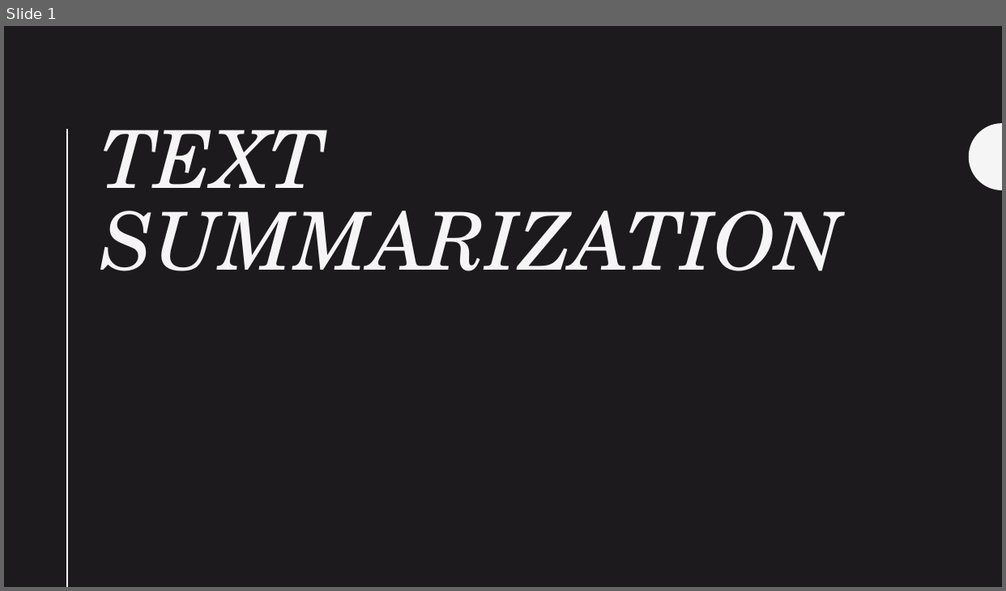
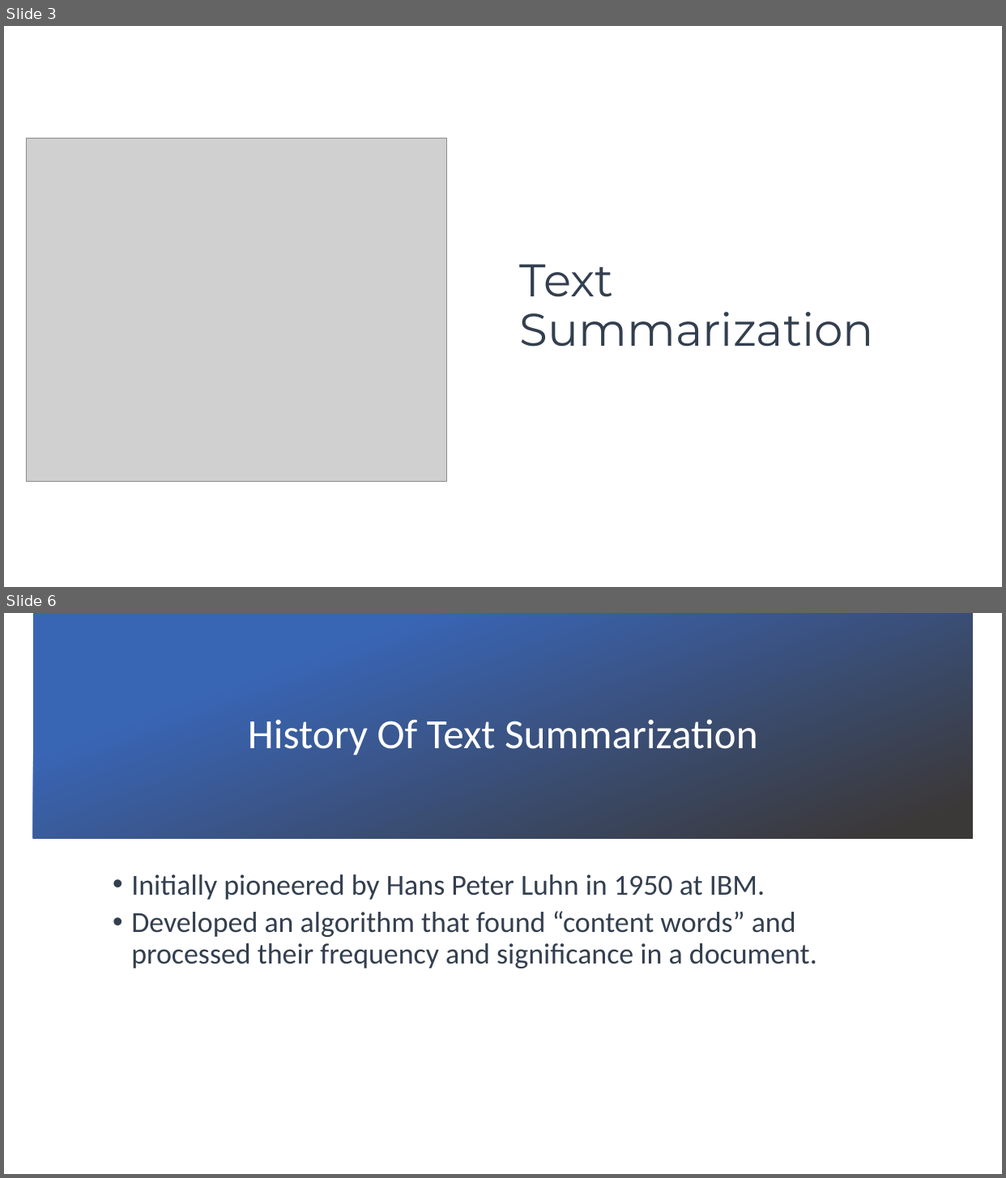
Before and after one commit to mhserry/F21AA, a slide deck: CW2/Submission/Text Summarization.pptx. Shown one above the other, each under a label of ours: slide 1 before the commit, slides 3 and 6 after it; the slides between them are not shown. The pictures are 1006x591 and 1006x1178 pixels, drawn with LibreOffice and Linux fonts; fonts in the diff are those of the drawing; grey boxes stand for pictures; background and template pictures are left out. Boxes give left, top, right and bottom in pixels: in the first picture for what was removed or moved away, otherwise in the second. Text is boxed around its words. In the diff, an @@ line names an element or a change of style, - is before the commit and + after.

```diff
--- a/CW2/Submission/Text Summarization.pptx
+++ b/CW2/Submission/Text Summarization.pptx
@@ slide 6 added at box(4, 613, 1002, 1174), background picture (left out) @@
@@ rectangle added at box(33, 613, 974, 838), fill gradient #3965B5 to #3B3838 @@
@@ title added at box(248, 719, 758, 756), 40 pt, text #FFFFFF @@
+History Of Text Summarization
@@ text added at box(131, 875, 817, 969), 28 pt, text #333F50 @@
+• Initially pioneered by Hans Peter Luhn in 1950 at IBM.
+• Developed an algorithm that found “content words” and processed their frequency and significance in a document.
@@ what was slide 1 is now slide 3 @@
@@ slide 3 changed as well @@
@@ background #1D1A1D to #FFFFFF @@
@@ picture added at box(27, 139, 447, 482) @@
@@ line removed from (68, 130) to (68, 587) @@
@@ freeform shape removed at box(969, 123, 1002, 190) @@
@@ title "Text Summarization" at box(520, 264, 874, 347): vertical alignment top to middle @@
@@ title at box(520, 264, 874, 347): text changed; size 77 to 44 pt; font TeX Gyre Schola to Montserrat; text colour #F5F5F5 to #333F50; italic off @@
-TEXT SUMMARIZATION
+Text Summarization
```
Also in this commit, not shown: 1 other slide changed, 23 other slides added, 8 slides removed, 3 other files.
